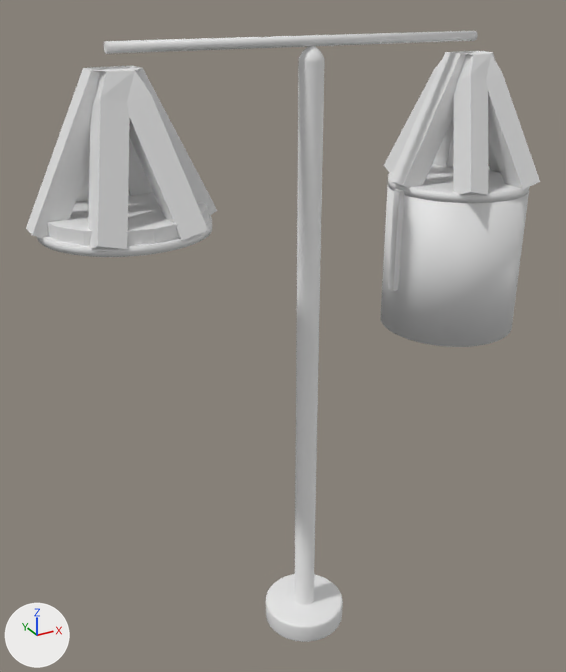
Renders of the Blender file blender_models/Machines/Scale.blend from each side of a commit.
Rendered twice from a 50 mm lens placed at (-0.812, -1.364, 1.485), pointed at (-0.033, 0.054, 0.777). Lighting does not change. The marker at lower left points along +X, +Y and +Z. Materials are left out; every surface is plain grey.

Before the edit, the objects in view are built like this:
```python
ob_base = bpy.data.objects.new('Base', me_cylinder)
ob_base.location = (0.0, 0.0, 0.0)
ob_interaction = bpy.data.objects.new('Interaction', me_cylinder_003)
ob_interaction.parent = ob_plate
ob_interaction.location = (-0.39, 0.0, 0.7)
ob_interaction.scale = (0.375, 0.379, 0.124)
ob_plate = bpy.data.objects.new('Plate', me_cylinder_002)
ob_plate.parent = ob_ropesleft
ob_plate.location = (-0.39, 0.0, 0.59)
ob_plate_001 = bpy.data.objects.new('Plate.001', me_cylinder_006)
ob_plate_001.location = (0.39, 0.0, 1.37)
ob_plate_002 = bpy.data.objects.new('Plate.002', me_cylinder_005)
ob_plate_002.parent = ob_ropesright
ob_plate_002.location = (-0.39, 0.0, 0.59)
ob_rod = bpy.data.objects.new('Rod', me_cylinder_001)
ob_rod.location = (0.0, 0.0, 1.39)
ob_ropesleft = bpy.data.objects.new('RopesLeft', me_plane)
ob_ropesleft.location = (-0.39, 0.0, 1.4)
ob_ropesleft.rotation_euler = (1.571, 0.0, 0.0)  # degrees (90, 0, 0)
ob_ropesleft.scale = (0.1, 0.1, 0.1)
ob_ropesright = bpy.data.objects.new('RopesRight', me_plane)
ob_ropesright.location = (0.39, 0.0, 1.4)
ob_ropesright.rotation_euler = (1.571, 0.0, 0.0)  # degrees (90, 0, 0)
ob_ropesright.scale = (0.1, 0.1, 0.1)
```
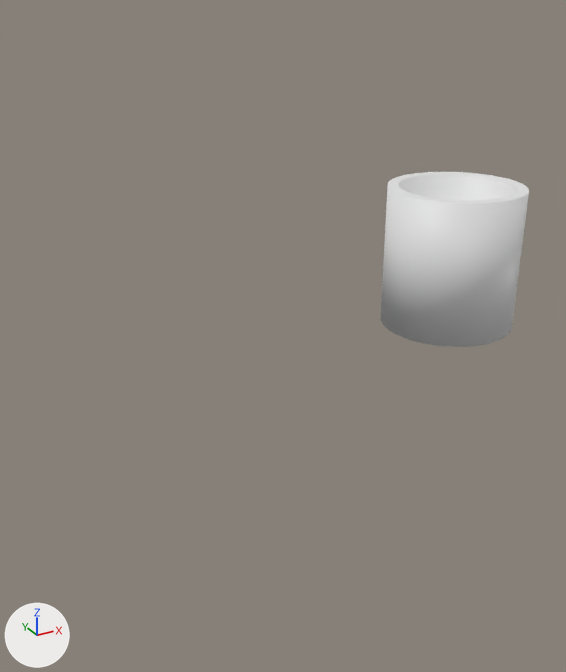
Boxes (x1, y1, x2, y2) around the edits, measured in the pictures (566 x 672 px):
'RopesLeft', hidden
    before: (26, 66, 217, 249)
'Base', hidden
    before: (266, 46, 343, 642)
'RopesRight', hidden
    before: (384, 51, 540, 195)
'Rod', hidden
    before: (104, 31, 477, 54)
'Plate.002', hidden
    before: (388, 164, 530, 291)
'Interaction', hidden
    before: (47, 193, 208, 246)
'Plate', hidden
    before: (37, 215, 212, 257)

Edits to the bpy script that builds the scene:
```text
Change ob_base:
    add ob_base.hide_set(True)
Change ob_rod:
    add ob_rod.hide_set(True)
Change ob_plate:
    add ob_plate.hide_set(True)
Change ob_ropesleft:
    add ob_ropesleft.hide_set(True)
Change ob_ropesright:
    add ob_ropesright.hide_set(True)
Change ob_interaction:
    add ob_interaction.hide_set(True)
Change ob_plate_002:
    add ob_plate_002.hide_set(True)
```
